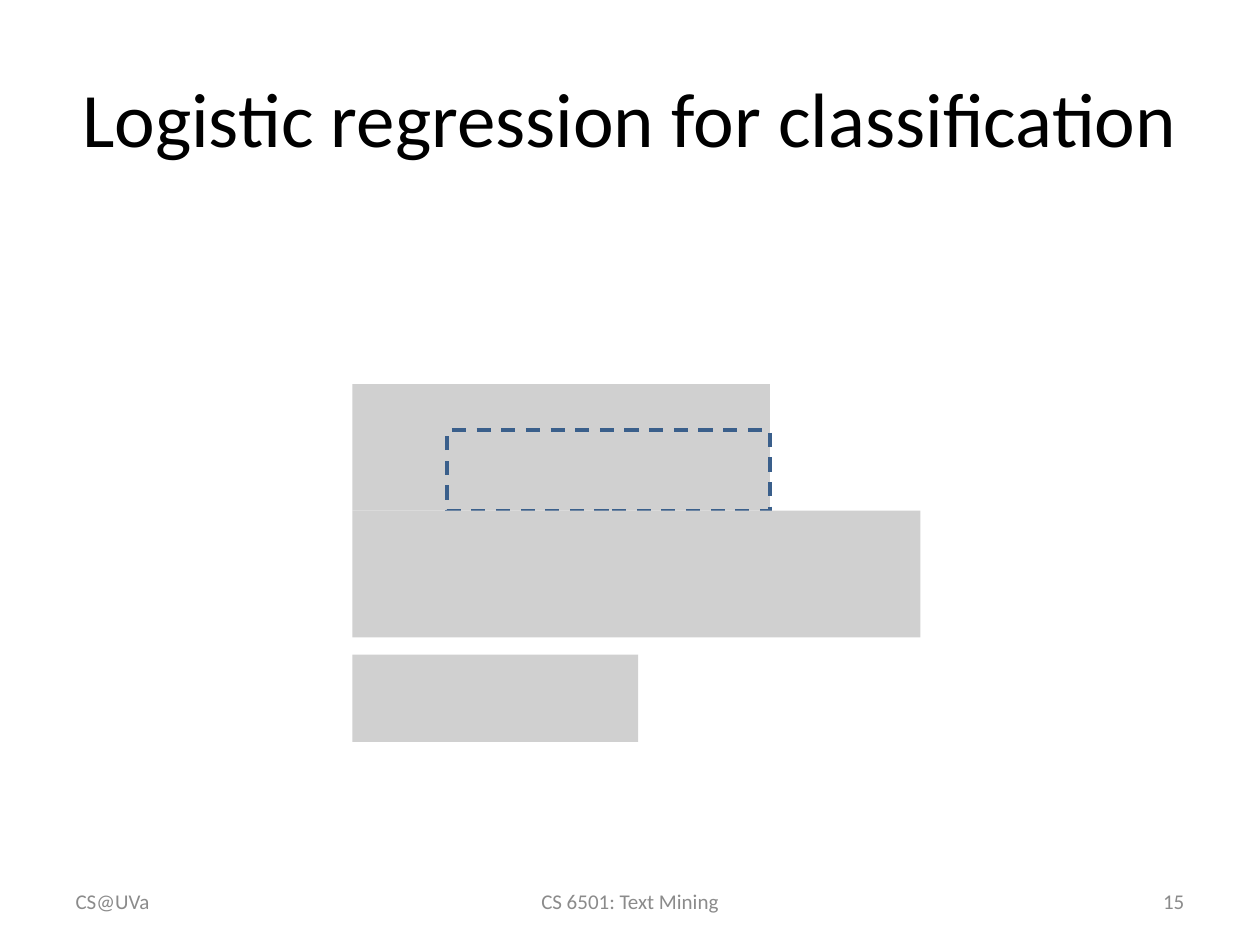
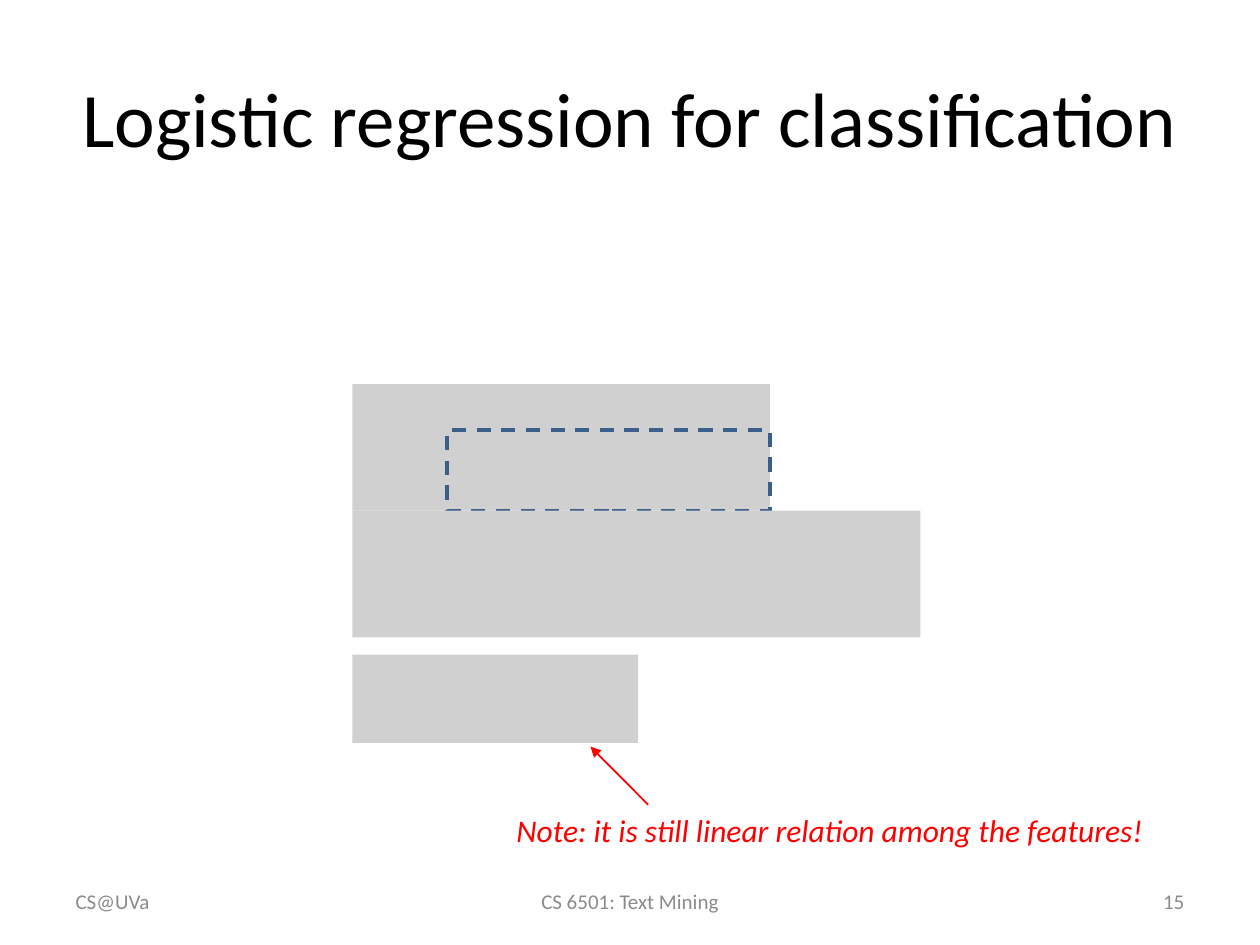
Before and after one commit to wang296/CS6501-Text-Mining, a slide deck: slide 15 of docs/Logistic Regression.pptx. Drawn at 1260x945 pixels with LibreOffice and Linux fonts; fonts in the diff are those of the drawing; grey boxes stand for pictures. Boxes give left, top, right and bottom in pixels: in the first picture for what was removed or moved away, otherwise in the second. Text is boxed around its words. In the diff, an @@ line names an element or a change of style, - is before the commit and + after.

```diff
--- a/docs/Logistic Regression.pptx
+++ b/docs/Logistic Regression.pptx
@@ arrow added from (648, 805) to (591, 747), #FF0000 1 pt @@
@@ text added at bbox=[516, 820, 1142, 848], 18 pt, text #FF0000, italic @@
+Note: it is still linear relation among the features!
```
Also in this commit, not shown: 6 other slides changed, 10 slides added, 5 other files.
